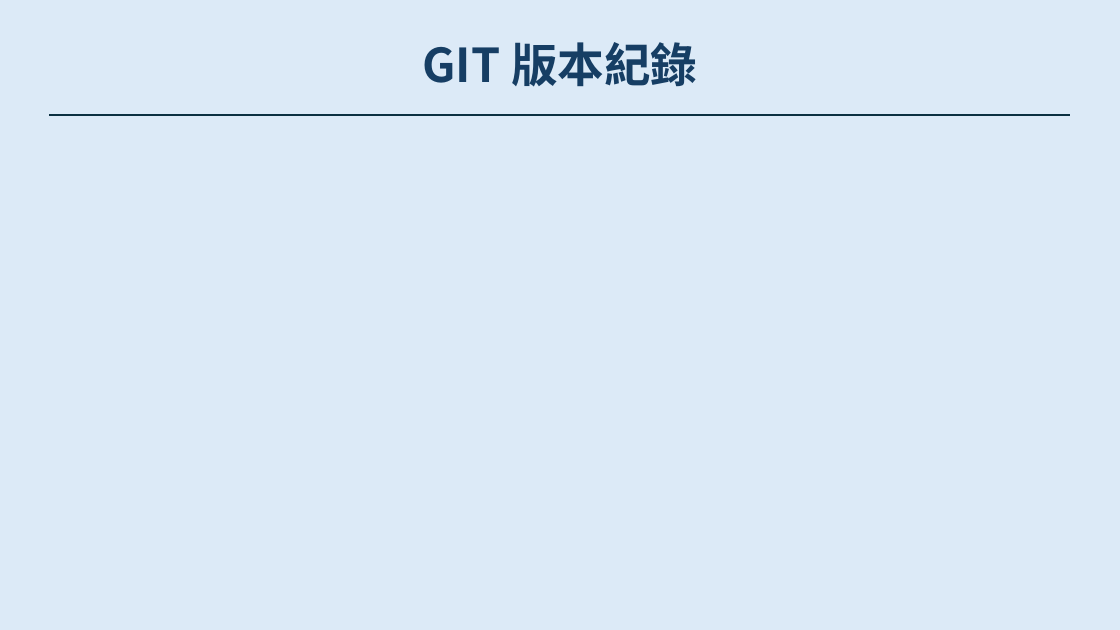
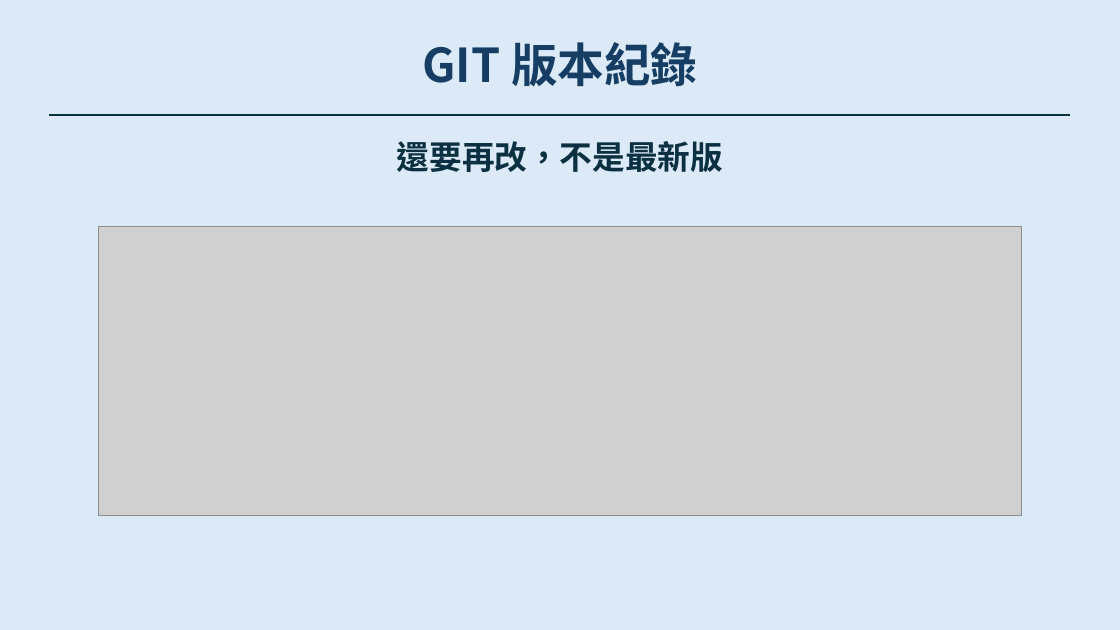
Before and after one commit to WYJ-5/114-2Fin, a slide deck: slide 5 of 112111102_吳映潔.pptx. Drawn at 1120x630 pixels with LibreOffice and Linux fonts; fonts in the diff are those of the drawing; grey boxes stand for pictures. Boxes give left, top, right and bottom in pixels: in the first picture for what was removed or moved away, otherwise in the second. Text is boxed around its words. In the diff, an @@ line names an element or a change of style, - is before the commit and + after.

```diff
--- a/112111102_吳映潔.pptx
+++ b/112111102_吳映潔.pptx
@@ text added at [397, 141, 723, 172], 28 pt, text #0B3041, bold @@
+還要再改，不是最新版
@@ picture added at [99, 227, 1022, 516] @@
```
Also in this commit, not shown: 1 other slide changed.
